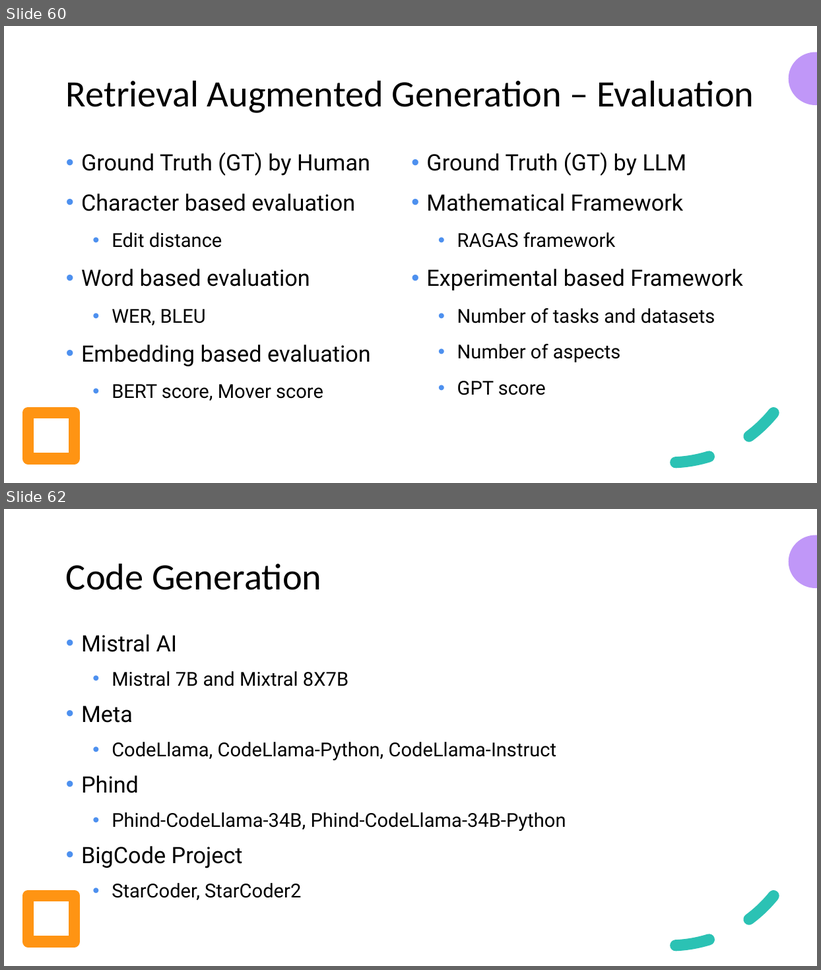
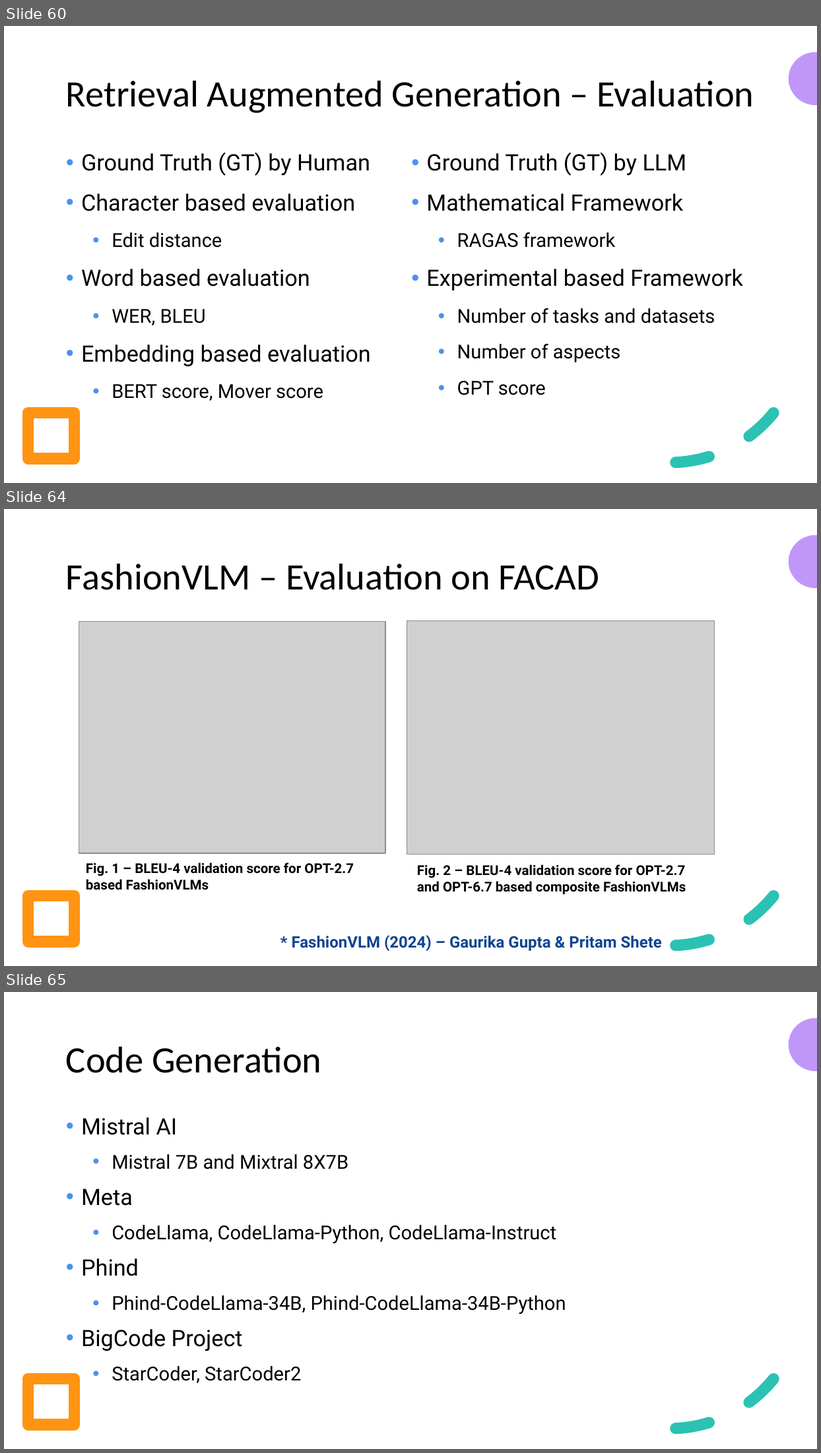
Before and after one commit to look4pritam/LargeLanguageModels, a slide deck: Presentations/IUAC-2024/Introduction_to_Large_Language_Models-From_Foundation_to_Real_World_Applications.pptx. Shown one above the other, each under a label of ours: slides 60 and 62 before the commit, slides 60, 64 and 65 after it; the slides between them are not shown. The pictures are 821x970 and 821x1453 pixels, drawn with LibreOffice and Linux fonts; fonts in the diff are those of the drawing; grey boxes stand for pictures. Boxes give left, top, right and bottom in pixels: in the first picture for what was removed or moved away, otherwise in the second. Text is boxed around its words. In the diff, an @@ line names an element or a change of style, - is before the commit and + after.

```diff
--- a/Presentations/IUAC-2024/Introduction_to_Large_Language_Models-From_Foundation_to_Real_World_Applications.pptx
+++ b/Presentations/IUAC-2024/Introduction_to_Large_Language_Models-From_Foundation_to_Real_World_Applications.pptx
@@ slide 64 added at bbox=[4, 509, 817, 966], background #FFFFFF; not listed: 3 template elements that a slide beside it also shows @@
@@ title added at bbox=[66, 563, 599, 590], 33 pt, text #000000 @@
+FashionVLM – Evaluation on FACAD
@@ picture added at bbox=[79, 622, 385, 854] @@
@@ picture added at bbox=[407, 621, 715, 854] @@
@@ text added at bbox=[86, 863, 354, 890], 12 pt, text #000000, bold @@
+Fig. 1 – BLEU-4 validation score for OPT-2.7 based FashionVLMs
@@ text added at bbox=[417, 865, 686, 895], 12 pt, text #000000, bold @@
+Fig. 2 – BLEU-4 validation score for OPT-2.7 and OPT-6.7 based composite FashionVLMs
@@ text added at bbox=[292, 935, 662, 951], 14 pt, text #0D4491, bold @@
+* FashionVLM (2024) – Gaurika Gupta & Pritam Shete
@@ what was slide 62 is now slide 65 @@
```
Also in this commit, not shown: 1 slide changed, 2 other slides added, 1 other file.
